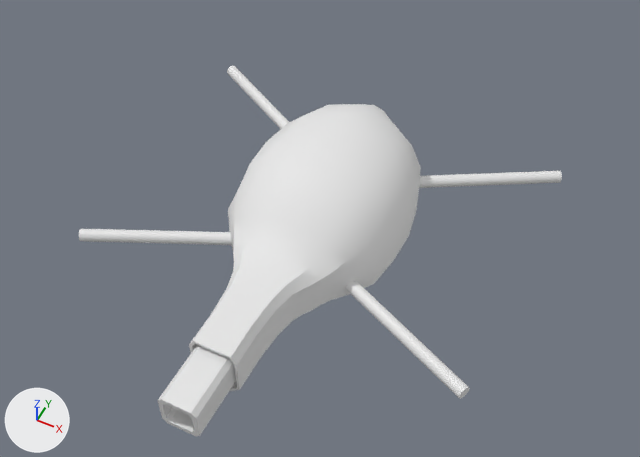
The FBX model SrcData/Raw/Models/drone.fbx: old version first, new version second.
Rendered twice from a camera (50 mm lens) standing at (0.99, -2.03, 2.46) and looking at (0.05, -0.16, 0.12). Lighting does not change. The marker at lower left points along +X, +Y and +Z. Where no turn or scale is listed for an object, it has been applied to the vertices.

The scene before the commit, as lines of its bpy script (objects in view):
```python
me_cube_002 = bpy.data.meshes.new('Cube.002')
me_cube_002.from_pydata(...)  # 32 vertices, 26 faces; spans x -0.068..0.068, y -0.24..0.19, z -0.069..0.069
me_cylinder_001 = bpy.data.meshes.new('Cylinder.001')
me_cylinder_001.from_pydata(...)  # 64 vertices, 36 faces; spans x -0.17..1.32, y -0.095..0.202, z -0.023..0.023
me_cylinder_003 = bpy.data.meshes.new('Cylinder.003')
me_cylinder_003.from_pydata(...)  # 64 vertices, 36 faces; spans x -0.165..1.315, y -0.234..0.107, z -0.023..0.023
ob_cube_001 = bpy.data.objects.new('Cube.001', me_cube_002)
ob_cube_001.location = (-0.001, -0.769, 0.079)
ob_cylinder = bpy.data.objects.new('Cylinder', me_cylinder_001)
ob_cylinder.location = (-0.576, -0.447, 0.047)
ob_cylinder_001 = bpy.data.objects.new('Cylinder.001', me_cylinder_003)
ob_cylinder_001.location = (-0.576, 0.458, 0.047)
# also in view: 'Cube' at (0.0, -0.17, 0.15)
```
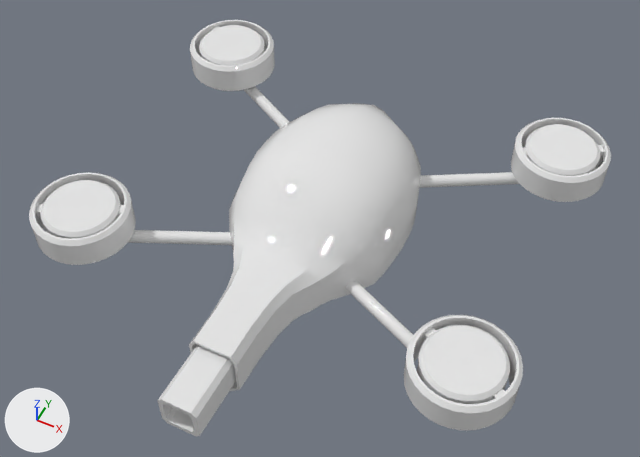
Commit message: Drone assets

Where the change shows, as pixel boxes [x1, y1, x2, y2] in the pictures (640 x 457 px):
```json
{"object": "Engine (Front Left)", "change": "added", "after": [404, 315, 523, 430]}
{"object": "Engine (Front Right)", "change": "added", "after": [29, 172, 136, 265]}
{"object": "Engine (Back Left)", "change": "added", "after": [511, 118, 611, 202]}
{"object": "Engine (Back Right)", "change": "added", "after": [190, 20, 275, 91]}
{"part": 1, "of": "me_cylinder_001", "change": "built on", "before": [79, 229, 232, 245], "after": [129, 230, 232, 245]}
{"part": 2, "of": "me_cylinder_001", "change": "built on", "before": [346, 281, 468, 398], "after": [346, 281, 419, 359]}
```

Scene script edits in JSON lines:
```json
{"op": "add", "block": "mat_drone", "code": ["mat_drone = principled_material('Drone')", "mat_drone.base_color = (0.8, 0.8, 0.8)  # white #e7e7e7", "mat_drone.roughness = 0.0"]}
{"block": "me_cylinder_001", "where": "# used by ob_cylinder; location = (-0.576, -0.447, 0.047)"}
{"op": "remove", "block": "me_cylinder_001", "code": "me_cylinder_001.from_pydata(...)  # 64 vertices, 36 faces; spans x -0.17..1.32, y -0.095..0.202, z -0.023..0.023"}
{"op": "add", "block": "me_cylinder_001", "code": "me_cylinder_001.from_pydata(...)  # 124 vertices, 82 faces; spans x -0.17..1.32, y -0.095..0.179, z -0.023..0.029"}
{"block": "me_cylinder_001", "change": "me_cylinder_001 part 1: 16 vertices removed from x 0.383..0.402, y 0.16..0.202, z -0.023..0.023; 46 vertices added at x -0.17..0.353, y -0.093..0.179, z -0.023..0.029"}
{"block": "me_cylinder_001", "change": "me_cylinder_001 part 2: 16 vertices removed from x 0.748..0.767, y 0.16..0.202, z -0.023..0.023; 46 vertices added at x 0.797..1.32, y -0.093..0.179, z -0.023..0.029"}
{"op": "add", "block": "me_cylinder_001", "code": "me_cylinder_001.materials.append(mat_drone)  # white #e7e7e7"}
{"op": "add", "block": "me_engine", "code": ["me_engine = bpy.data.meshes.new('Engine')", "me_engine.from_pydata(...)  # 392 vertices, 358 faces; spans x -0.176..0.176, y -0.176..0.176, z -0.064..0.064", "me_engine.materials.append(mat_drone)  # white #e7e7e7"]}
{"op": "add", "block": "ob_engine__back_left", "code": ["ob_engine__back_left = bpy.data.objects.new('Engine (Back Left)', me_engine)", "ob_engine__back_left.location = (0.712, 0.538, 0.139)", "ob_engine__back_left.rotation_euler = (0.0, 0.0, 0.517)  # degrees (0, 0, 30)"]}
{"op": "add", "block": "ob_engine__front_right", "code": ["ob_engine__front_right = bpy.data.objects.new('Engine (Front Right)', me_engine)", "ob_engine__front_right.location = (-0.712, -0.508, 0.139)", "ob_engine__front_right.rotation_euler = (0.0, 0.0, 0.449)  # degrees (0, 0, 26)"]}
{"op": "add", "block": "ob_engine__front_left", "code": ["ob_engine__front_left = bpy.data.objects.new('Engine (Front Left)', me_engine)", "ob_engine__front_left.location = (0.712, -0.508, 0.139)", "ob_engine__front_left.rotation_euler = (0.0, 0.0, -0.406)  # degrees (0, 0, -23)"]}
{"op": "add", "block": "ob_engine__back_right", "code": ["ob_engine__back_right = bpy.data.objects.new('Engine (Back Right)', me_engine)", "ob_engine__back_right.location = (-0.712, 0.538, 0.139)", "ob_engine__back_right.rotation_euler = (0.0, 0.0, 2.612)  # degrees (0, 0, 150)"]}
```
